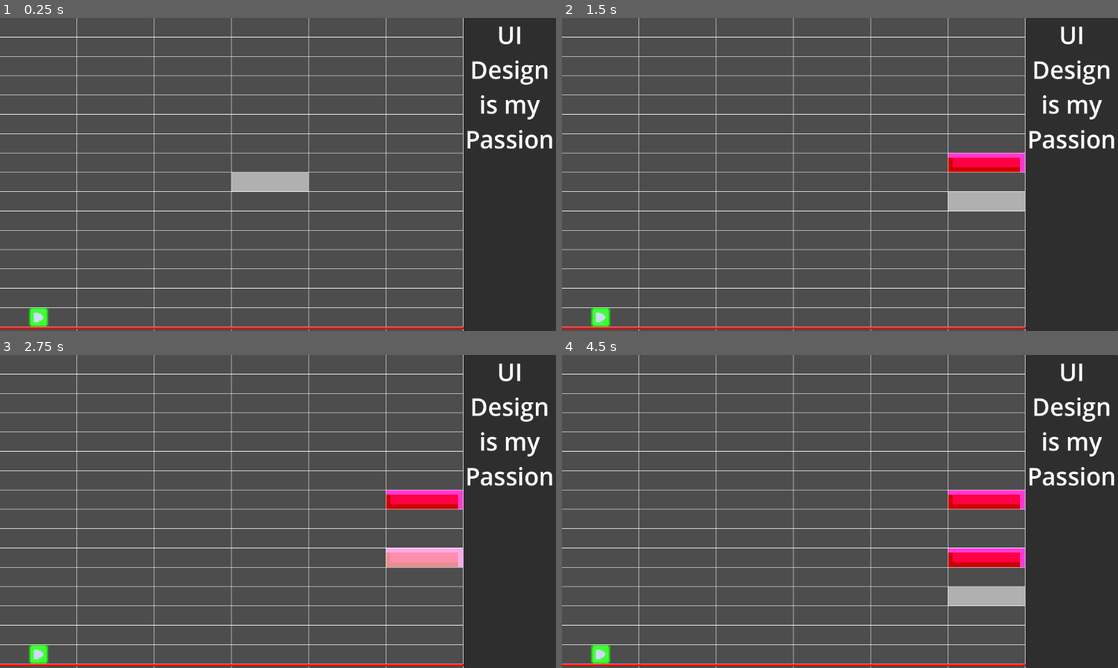
Above: before the commit, frames 1-4 (two rows, left to right).
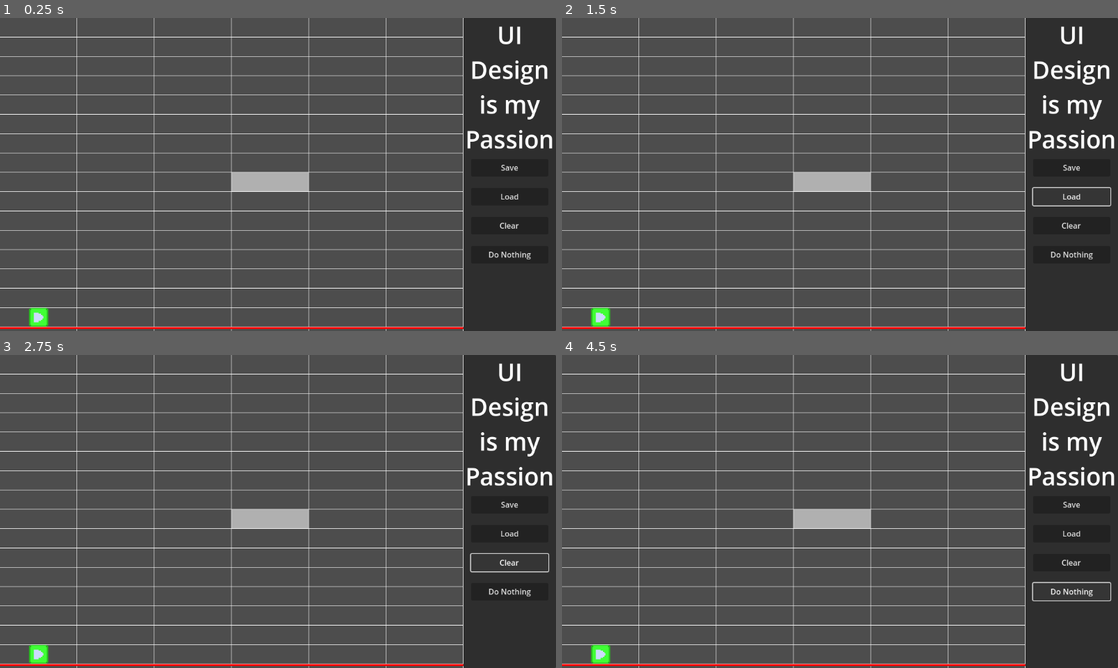
Above: after the commit, the same moments.

Repository: Sam-r-ai/DinosaurGame
Game: Godot game, scene res://Scenes/Screens/chart_editor.tscn
Same seed, same stepped clock (60 frames per second), same inputs: the game is played once before the commit and once after it.
Inputs (mouse positions are in pixels of both pictures, inside the frame that each line leads up to):
- Up to frame 1 (0.25 s): no input
- Up to frame 2 (1.5 s): click (1073, 168) at 0.5 s, where only the run after the commit has a clickable "Save"; click (1073, 196) at 1.25 s, where only the run after the commit has a clickable "Load"
- Up to frame 3 (2.75 s): click (511, 561) at 2 s, where only the run after the commit has a clickable "Clear"
- Up to frame 4 (4.5 s): click (1073, 592) at 2.75 s, where only the run after the commit has a clickable "Do Nothing"; click (1073, 561) at 3.5 s, where only the run after the commit has a clickable "Clear"; click (1073, 592) at 4.25 s, where only the run after the commit has a clickable "Do Nothing"

The runs differ from the first frame. In frame 1, 0.2% of the frame differs, in the area x 87-96%, y 46-78%; in frame 2, 2.9%; in frame 3, 2.9%; in frame 4, 3.7%, in the area x 41-99%, y 43-81%.

Commit message:
saving and loading!
save and load is almost working now! you still can't save and load between sessions but this is the hard part done so that will be in soon.

ISSUE: pressing spacebar to play the song will also press whatever UI button you last pressed (temporary workaround is to press the Do Nothing button before pressing spacebar)

Diff:
--- a/Dinosaur Game/Scenes/Screens/chart_editor.tscn
+++ b/Dinosaur Game/Scenes/Screens/chart_editor.tscn
@@ -1,10 +1,11 @@
-[gd_scene load_steps=11 format=3 uid="uid://dlbq5jacm2d5u"]
+[gd_scene load_steps=12 format=3 uid="uid://dlbq5jacm2d5u"]
 
 [ext_resource type="Script" path="res://Scripts/chart_editor.gd" id="1_7v430"]
 [ext_resource type="PackedScene" uid="uid://dcvcqm1svncfd" path="res://Scenes/Prefabs/cursor.tscn" id="1_43svf"]
 [ext_resource type="PackedScene" uid="uid://dvtnux5cehs7f" path="res://Scenes/Prefabs/note.tscn" id="2_8hw46"]
 [ext_resource type="AudioStream" uid="uid://df4creajdtckd" path="res://Sound Assets/Songs/03) Frank Ocean - Novacane.mp3" id="2_50w02"]
 [ext_resource type="Texture2D" uid="uid://qfohyfwc1srh" path="res://Graphics Assets/songprogressline.png" id="4_31gs5"]
+[ext_resource type="Script" path="res://Scripts/chart_test.gd" id="4_ejosn"]
 [ext_resource type="Texture2D" uid="uid://dhqfsddrjjs1m" path="res://Graphics Assets/StartTrigger.png" id="4_ptkg2"]
 [ext_resource type="Script" path="res://Scripts/grid.gd" id="4_tmhq4"]
 
@@ -26,7 +27,6 @@
 
 func on_note_entered(note : ChartNote):
 	note.on_hit();
-	print(\"note entered\");
 "
 
 [sub_resource type="RectangleShape2D" id="RectangleShape2D_o0b2g"]
@@ -38,21 +38,28 @@
 bpm = 94.0
 cursor = NodePath("Cursor")
 note_prefab = ExtResource("2_8hw46")
-note_parent = NodePath("Notes")
-trigger_parent = NodePath("Triggers")
+note_parent = NodePath("Chart/Notes")
+trigger_parent = NodePath("Chart/Triggers")
 camera = NodePath("Camera2D")
-song_player = NodePath("SongPlayer")
+song_player = NodePath("Chart/SongPlayer")
 song_progress_line = NodePath("SongProgressLine")
 grid = NodePath("Grid")
 
-[node name="SongPlayer" type="AudioStreamPlayer" parent="."]
+[node name="Chart" type="Node2D" parent="." node_paths=PackedStringArray("chart_editor", "note_parent", "trigger_parent")]
+script = ExtResource("4_ejosn")
+chart_editor = NodePath("..")
+note_parent = NodePath("Notes")
+trigger_parent = NodePath("Triggers")
 
-[node name="Notes" type="Node2D" parent="."]
+[node name="SongPlayer" type="AudioStreamPlayer" parent="Chart"]
 
-[node name="Triggers" type="Node2D" parent="."]
+[node name="Notes" type="Node2D" parent="Chart"]
+
+[node name="Triggers" type="Node2D" parent="Chart"]
 
 [node name="Cursor" parent="." node_paths=PackedStringArray("chart_editor") instance=ExtResource("1_43svf")]
 chart_editor = NodePath("..")
+right_bound = 960.0
 
 [node name="Camera2D" type="Camera2D" parent="."]
 position = Vector2(576, -316)
@@ -81,6 +88,39 @@
 horizontal_alignment = 1
 autowrap_mode = 2
 
+[node name="SaveButton" type="Button" parent="Camera2D/UI"]
+layout_mode = 0
+offset_left = 400.0
+offset_top = -32.0
+offset_right = 560.0
+offset_bottom = 4.0
+text = "Save"
+
+[node name="LoadButton" type="Button" parent="Camera2D/UI"]
+layout_mode = 0
+offset_left = 400.0
+offset_top = 28.0
+offset_right = 560.0
+offset_bottom = 64.0
+text = "Load"
+
+[node name="ClearButton" type="Button" parent="Camera2D/UI"]
+layout_mode = 0
+offset_left = 400.0
+offset_top = 88.0
+offset_right = 560.0
+offset_bottom = 124.0
+text = "Clear
+"
+
+[node name="NothingButton" type="Button" parent="Camera2D/UI"]
+layout_mode = 0
+offset_left = 400.0
+offset_top = 148.0
+offset_right = 560.0
+offset_bottom = 184.0
+text = "Do Nothing"
+
 [node name="Sprite2D" type="Sprite2D" parent="."]
 position = Vector2(80, -20)
 scale = Vector2(2.5, 2.5)
@@ -108,4 +148,7 @@
 texture = ExtResource("4_31gs5")
 
 [connection signal="song_progress_moved" from="Cursor" to="." method="set_song_progress"]
+[connection signal="pressed" from="Camera2D/UI/SaveButton" to="Chart" method="save_chart"]
+[connection signal="pressed" from="Camera2D/UI/LoadButton" to="Chart" method="load_chart"]
+[connection signal="pressed" from="Camera2D/UI/ClearButton" to="Chart" method="clear_chart"]
 [connection signal="area_entered" from="SongProgressLine/Area2D" to="SongProgressLine" method="_on_area_2d_area_entered"]
--- a/Dinosaur Game/Scripts/chart_editor.gd
+++ b/Dinosaur Game/Scripts/chart_editor.gd
@@ -57,6 +57,7 @@
 			note.global_position.y = (new_position);
 
 		song_progress_line_speed = grid.SPACE_SIZE.y*beats_per_second*grid_spaces_per_beat
+		song_progress_line.global_position.y *= change_multiplier;
 
 		var cursor_grid_position = grid.get_grid_position(cursor.global_position);
 		var new_cursor_grid_position = cursor_grid_position;
@@ -66,7 +67,6 @@
 		var camera_offset_y = (new_cursor_grid_position.y - cursor_grid_position.y)*grid.SPACE_SIZE.y;
 
 		camera.global_position.y += camera_offset_y;
-		song_progress_line.global_position.y += camera_offset_y;
 
 	else:
 		print("spaces per beat cannot be less than 1");
--- /dev/null
+++ b/Dinosaur Game/Scripts/chart_test.gd
@@ -0,0 +1,44 @@
+extends Node2D;
+
+class_name Chart;
+
+@export var chart_editor : ChartEditor;
+@export var note_parent : Node2D;
+@export var trigger_parent: Node2D;
+@export var song : AudioStream;
+
+@onready var grid : Grid = chart_editor.grid;
+
+var note_dictionary = {};
+
+func save_chart():
+	var note_count : int = 0;
+	note_dictionary.clear();
+
+	for note : ChartNote in note_parent.get_children():
+
+		var index : int = note_dictionary.size();
+		var note_data = []
+
+		note_data = [Vector2(note.lane, note.timestamp)];
+		note_dictionary[index] = note_data;
+
+func load_chart():
+	clear_chart();
+
+	for note in note_dictionary:
+		var note_data = note_dictionary[note];
+		print(note_data[0]);
+
+		var new_note = chart_editor.note_prefab.instantiate();
+		new_note.global_position.x = note_data[0].x*grid.SPACE_SIZE.x;
+		new_note.global_position.y = note_data[0].y * grid.SPACE_SIZE.y*chart_editor.beats_per_second*chart_editor.grid_spaces_per_beat *-1;
+		note_parent.add_child(new_note);
+
+		new_note.lane = note_data[0].x;
+		new_note.timestamp = note_data[0].y;
+
+
+func clear_chart():
+	for note in note_parent.get_children():
+		note.queue_free();
--- a/Dinosaur Game/Scripts/cursor.gd
+++ b/Dinosaur Game/Scripts/cursor.gd
@@ -5,6 +5,9 @@
 signal song_progress_moved;
 
 @export var chart_editor : ChartEditor;
+@export var left_bound : float;
+@export var right_bound : float;
+
 
 @onready var grid = chart_editor.grid;
 @onready var scroll_speed = grid.SPACE_SIZE.y;
@@ -14,15 +17,17 @@
 
 func _physics_process(delta):
 	var mouse_position = get_viewport().get_mouse_position();
-	global_position = mouse_position;
-	global_position.y += chart_editor.camera.global_position.y-648/2;
+	if is_mouse_in_range():
+		global_position = mouse_position;
+		global_position.y += chart_editor.camera.global_position.y-648/2;
 
-	global_position = grid.get_position_aligned_to_grid(global_position);
+		global_position = grid.get_position_aligned_to_grid(global_position);
 
-	global_position.x = clamp(global_position.x, grid.SPACE_SIZE.x, (grid.size.x-1)*grid.SPACE_SIZE.x);
+		global_position.x = clamp(global_position.x, grid.SPACE_SIZE.x, (grid.size.x-1)*grid.SPACE_SIZE.x);
 
 func _input(event):
-	if event is InputEventMouseButton and event.pressed:
+
+	if event is InputEventMouseButton and event.pressed and is_mouse_in_range():
 		if event.button_index == MOUSE_BUTTON_LEFT:
 			on_left_click();
 		elif event.button_index == MOUSE_BUTTON_RIGHT:
@@ -33,6 +38,23 @@
 			on_mouse_scroll(1);
 		elif event.button_index == MOUSE_BUTTON_MIDDLE:
 			on_middle_click();
+
+func is_mouse_in_range():
+	var mouse_position = get_viewport().get_mouse_position();
+	if (left_bound < mouse_position.x) and (mouse_position.x < right_bound):
+		return true;
+	else:
+		return false;
+
+func place_note():
+	var new_note = chart_editor.note_prefab.instantiate();
+	new_note.global_position.x = global_position.x;
+	new_note.global_position.y = global_position.y;
+	chart_editor.note_parent.add_child(new_note);
+
+	new_note.lane = grid.get_grid_position(global_position).x;
+	new_note.timestamp = new_note.global_position.y/(grid.SPACE_SIZE.y*chart_editor.beats_per_second*chart_editor.grid_spaces_per_beat)*-1;
+
 
 func on_middle_click():
 	song_progress_line.global_position.y = global_position.y;
@@ -49,13 +71,11 @@
 func on_left_click():
 	var note_clicked = get_overlapping_note();
 	if !note_clicked:
-		var new_note = chart_editor.note_prefab.instantiate();
-		new_note.global_position.x = global_position.x;
-		new_note.global_position.y = global_position.y;
-		chart_editor.note_parent.add_child(new_note);
+		place_note();
 	else:
 		selected_note = note_clicked;
-		print(grid.get_grid_position(selected_note.global_position));
+		print("Lane: " + str(selected_note.lane));
+		print("Timestamp: " + str(selected_note.timestamp));
 
 func on_right_click():
 	var note = get_overlapping_note();
--- a/Dinosaur Game/Scripts/note.gd
+++ b/Dinosaur Game/Scripts/note.gd
@@ -4,6 +4,9 @@
 
 @export var anim : AnimatedSprite2D;
 
+var lane : int;
+var timestamp : float;
+
 func on_hit():
 	anim.play("hit");
 
Not shown: 1 places in Dinosaur Game/Scenes/Charts/testchart.tscn that only renumber resources
